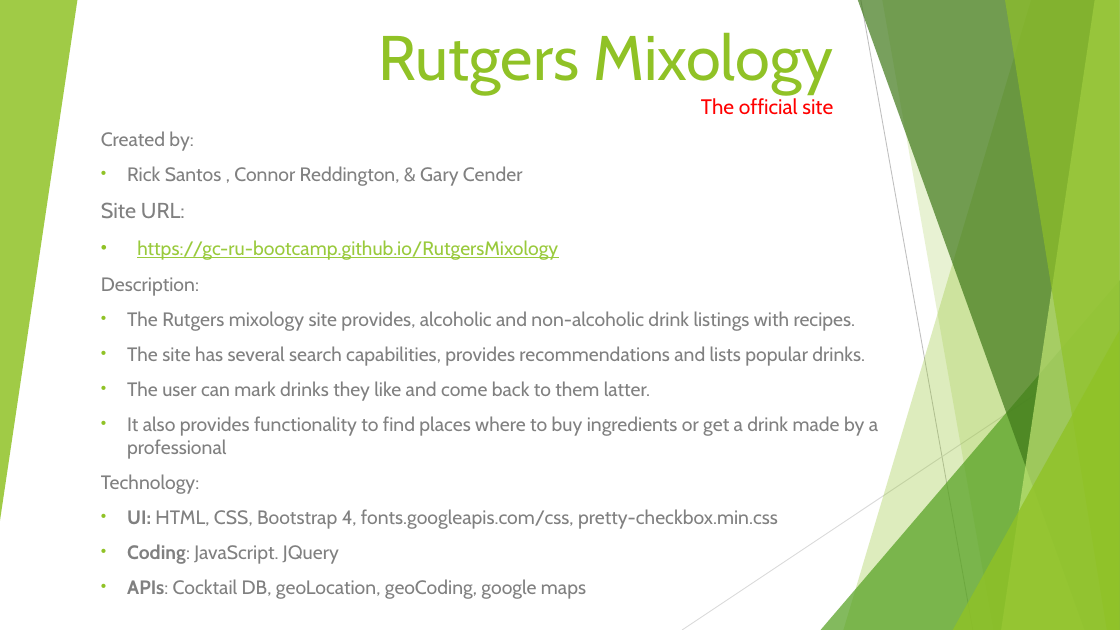
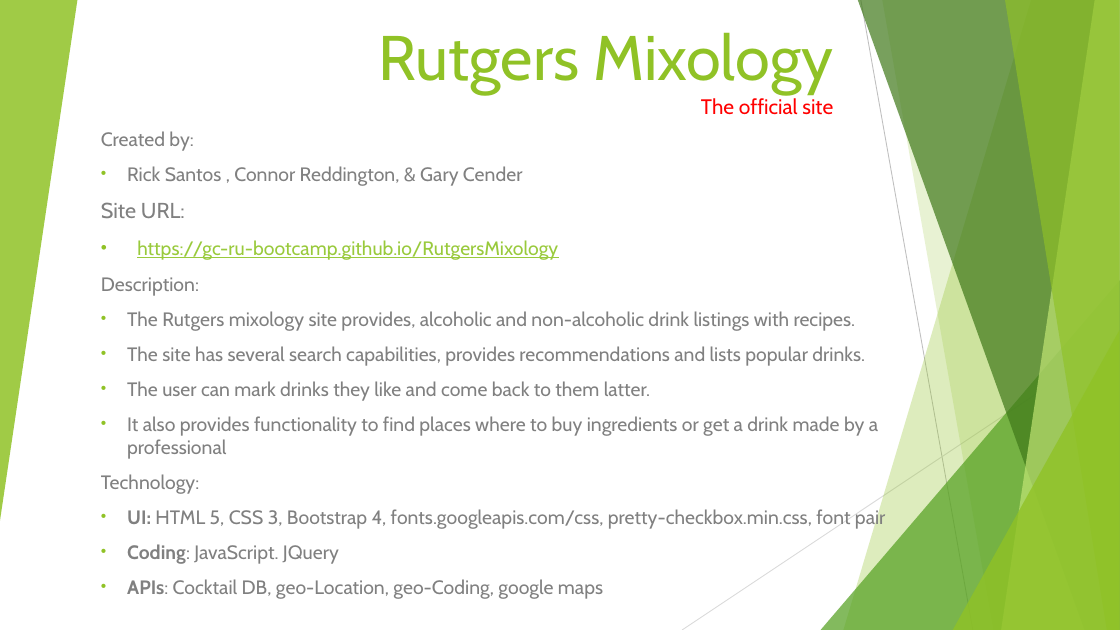
Before and after one commit to GC-RU-bootcamp/RutgersMixology, a slide deck: slide 1 of Rutgers Mixology overview.pptx. Drawn at 1120x630 pixels with LibreOffice and Linux fonts; fonts in the diff are those of the drawing. Boxes give left, top, right and bottom in pixels: in the first picture for what was removed or moved away, otherwise in the second. Text is boxed around its words. In the diff, an @@ line names an element or a change of style, - is before the commit and + after.

Commit message:
powerpoint update

```diff
--- a/Rutgers Mixology overview.pptx
+++ b/Rutgers Mixology overview.pptx
@@ subtitle at (127, 509, 885, 529): text changed @@
-• UI: HTML, CSS, Bootstrap 4, fonts.googleapis.com/css, pretty-checkbox.min.css
+• UI: HTML 5, CSS 3, Bootstrap 4, fonts.googleapis.com/css, pretty-checkbox.min.css, font pair
@@ subtitle at (127, 579, 603, 599): text changed @@
-• APIs: Cocktail DB, geoLocation, geoCoding, google maps
+• APIs: Cocktail DB, geo-Location, geo-Coding, google maps
```
Also in this commit, not shown: 1 slide added.
